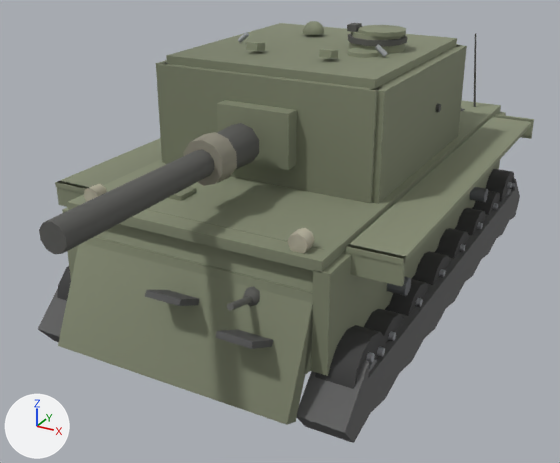
Before and after pictures for a commit that changed the glTF model client/assets/models/kv2.glb.
Camera for both pictures: a camera (50 mm lens) standing at (4.46, -9.37, 5.25) and looking at (-0.07, -1.15, 1.14). Every picture has the same lights, and +X, +Y and +Z are marked at lower left. The older version comes first. Where no turn or scale is listed for an object, it has been applied to the vertices. Vertices at exactly the same position are counted once.

Script lines for the objects in view, before the commit:
```python
me_mesh_16 = bpy.data.meshes.new('Mesh_16')
me_mesh_16.from_pydata(...)  # 164 vertices, 304 faces; spans x -2.04..2.04, y -3.65..3.65, z 0.1..1.17
me_mesh_16.materials.append(mat_tracks_mat)
me_mesh_18 = bpy.data.meshes.new('Mesh_18')
me_mesh_18.from_pydata(...)  # 80 vertices, 132 faces; spans x -1.5..1.5, y -3.93..-2.4, z 0.35..2.08
me_mesh_18.materials.append(mat_glacis_mat)
# before: 0 (1.5, -3.1, 2.03) at pixel (324, 249), 1 (1.5, -3.86, 0.43) at pixel (286, 424), 2 (1.5, -2.92, 1.95), 3 (1.5, -3.68, 0.35) at pixel (295, 421), 4 (-1.5, -2.92, 1.95)
# before: 5 (-1.5, -3.68, 0.35), 6 (-1.5, -3.1, 2.03), 7 (-1.5, -3.86, 0.43) at pixel (57, 345)
me_mesh_21 = bpy.data.meshes.new('Mesh_21')
me_mesh_21.from_pydata(...)  # 76 vertices, 124 faces; spans x -1.6..1.6, y -3.35..3.35, z 1.9..2.07
me_mesh_21.materials.append(mat_hulltop_mat)
# before: 0 (1.6, -3.35, 2.03) at pixel (321, 261), 1 (1.6, -3.35, 1.9) at pixel (321, 272), 6 (-1.6, -3.35, 2.03) at pixel (67, 201), 7 (-1.6, -3.35, 1.9) at pixel (68, 211)
me_mesh_22 = bpy.data.meshes.new('Mesh_22')
me_mesh_22.from_pydata(...)  # a box spanning x -1.42..1.42, y -1.54..-1.34, z 0.0..1.35; a box spanning x -1.14..1.14, y 1.5..2.3, z 0.13..1.22
me_mesh_22.materials.append(mat_turretfront_mat)
ob_glacis = bpy.data.objects.new('glacis', me_mesh_18)
ob_glacis.location = (0.0, 0.0, 0.0)
ob_hulltop = bpy.data.objects.new('hullTop', me_mesh_21)
ob_hulltop.location = (0.0, 0.0, 0.0)
ob_tracks = bpy.data.objects.new('tracks', me_mesh_16)
ob_tracks.location = (0.0, 0.0, 0.0)
ob_turretfront = bpy.data.objects.new('turretFront', me_mesh_22)
ob_turretfront.location = (0.0, -0.2, 1.96)
# also in view: 'wheel15' at (1.76, 2.9, 0.62); 'wheel12' at (1.76, -1.32, 0.5); 'turretRoof' at (0.0, -0.2, 3.51); 'mantlet' at (0.0, -1.78, 2.65); 'wheel10' at (1.76, 0.44, 0.5)
```
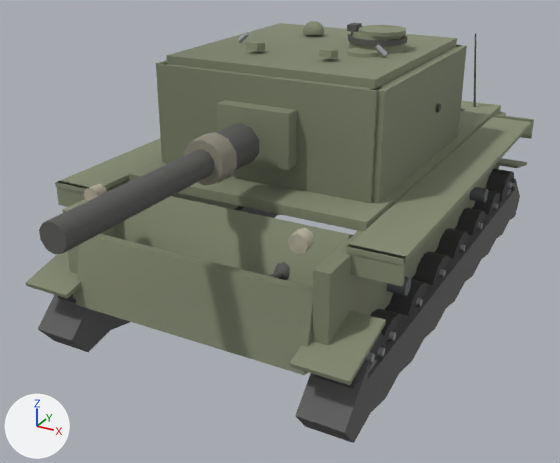
Diff of the bpy script that builds the scene:
```diff
--- a/client/assets/models/kv2.glb.py
+++ b/client/assets/models/kv2.glb.py
@@ me_mesh_16 @@
 # used by ob_tracks; location = (0.0, 0.0, 0.0)
-me_mesh_16.from_pydata(...)  # 164 vertices, 304 faces; spans x -2.04..2.04, y -3.65..3.65, z 0.1..1.17
+me_mesh_16.from_pydata(...)  # 196 vertices, 352 faces; spans x -2.08..2.08, y -3.69..3.65, z 0.1..1.26
+# me_mesh_16 part 1
+# 16 vertices are added at x -2.08..1.44, y -3.69..3.65, z 0.98..1.26
+# 16 new vertices lie (0.64, 0.0, 0.0) away from vertices in x -2.08..1.44, y -3.69..3.65, z 0.98..1.26
+# 48 new faces join them
 me_mesh_16.materials.append(mat_tracks_mat)
@@ me_mesh_18 @@
 # used by ob_glacis; location = (0.0, 0.0, 0.0)
-me_mesh_18.from_pydata(...)  # 80 vertices, 132 faces; spans x -1.5..1.5, y -3.93..-2.4, z 0.35..2.08
+me_mesh_18.from_pydata(...)  # 80 vertices, 132 faces; spans x -1.5..1.5, y -3.29..-1.76, z 0.51..2.08
+# me_mesh_18 part 2: the loose piece of 8 vertices spanning x -0.79..-0.49, y -2.7..-2.4, z 1.95..2.08 is moved by (0.0, 0.64, 0.0)
+# me_mesh_18 part 3: the loose piece of 26 vertices spanning x 0.71..0.95, y -3.45..-3.21, z 1.32..1.56 is moved by (0.0, 0.64, 0.0)
+# me_mesh_18 part 4: the loose piece of 14 vertices spanning x 0.8..0.87, y -3.8..-3.34, z 1.39..1.58 is moved by (0.0, 0.64, 0.0)
+# me_mesh_18 part 5: the loose piece of 8 vertices spanning x -0.21..0.25, y -3.85..-3.07, z 1.07..1.49 is moved by (0.0, 0.64, 0.0)
+# me_mesh_18 part 6: the loose piece of 8 vertices spanning x 0.73..1.19, y -3.93..-3.16, z 0.89..1.3 is moved by (0.0, 0.64, 0.0)
+# me_mesh_18 part 7
+for i in [0, 2, 4, 6]: me_mesh_18.vertices[i].co += Vector((0.0, 0.61, -0.08))
+for i in [1, 3, 5, 7]: me_mesh_18.vertices[i].co += Vector((0.0, 0.72, 0.16))
+# other edits to the shape of me_mesh_18 do not show in these pictures
 me_mesh_18.materials.append(mat_glacis_mat)
@@ me_mesh_21 @@
 # used by ob_hulltop; location = (0.0, 0.0, 0.0)
-me_mesh_21.from_pydata(...)  # 76 vertices, 124 faces; spans x -1.6..1.6, y -3.35..3.35, z 1.9..2.07
+me_mesh_21.from_pydata(...)  # 76 vertices, 124 faces; spans x -1.6..1.6, y -2.26..3.35, z 1.9..2.07
+# me_mesh_21 part 8
+for i in [0, 1, 6, 7]: me_mesh_21.vertices[i].co += Vector((0.0, 1.09, 0.0))
 me_mesh_21.materials.append(mat_hulltop_mat)
```

Pixel boxes [x1, y1, x2, y2] of what changed, in the pictures (560 x 463 px; the box of a moved part takes in the faces that stretch with it):
'glacis', reshaped
    before: [58, 187, 325, 425]
    after: [113, 196, 353, 287]
'tracks', reshaped (8% taller)
    before: [38, 178, 520, 443]
    after: [25, 158, 527, 443]
'hullTop', reshaped (14% narrower, 24% shorter)
    before: [67, 101, 501, 273]
    after: [129, 101, 501, 231]
part 1 of me_mesh_16, added
    after: [25, 158, 527, 385]
part 2 of me_mesh_18, moved or reshaped (not visible afterwards)
    before: [168, 187, 196, 201]
part 3 of me_mesh_18, moved or reshaped
    before: [243, 286, 260, 306]
    after: [274, 262, 290, 280]
part 4 of me_mesh_18, moved or reshaped (mostly hidden afterwards)
    before: [227, 296, 252, 311]
    after: [267, 271, 283, 278]
part 5 of me_mesh_18, moved or reshaped (not visible afterwards)
    before: [145, 290, 199, 306]
part 6 of me_mesh_18, moved or reshaped (not visible afterwards)
    before: [216, 329, 273, 349]
part 7 of me_mesh_18, moved or reshaped
    before: [58, 209, 323, 425]
    after: [113, 196, 353, 285]
'lowerPlate', unchanged, uncovered by the edit
    before: [83, 237, 313, 375]
    after: [76, 234, 313, 375]
'wheel14', unchanged, covered by the edit
    before: [315, 325, 386, 389]
    after: [315, 333, 386, 389]
